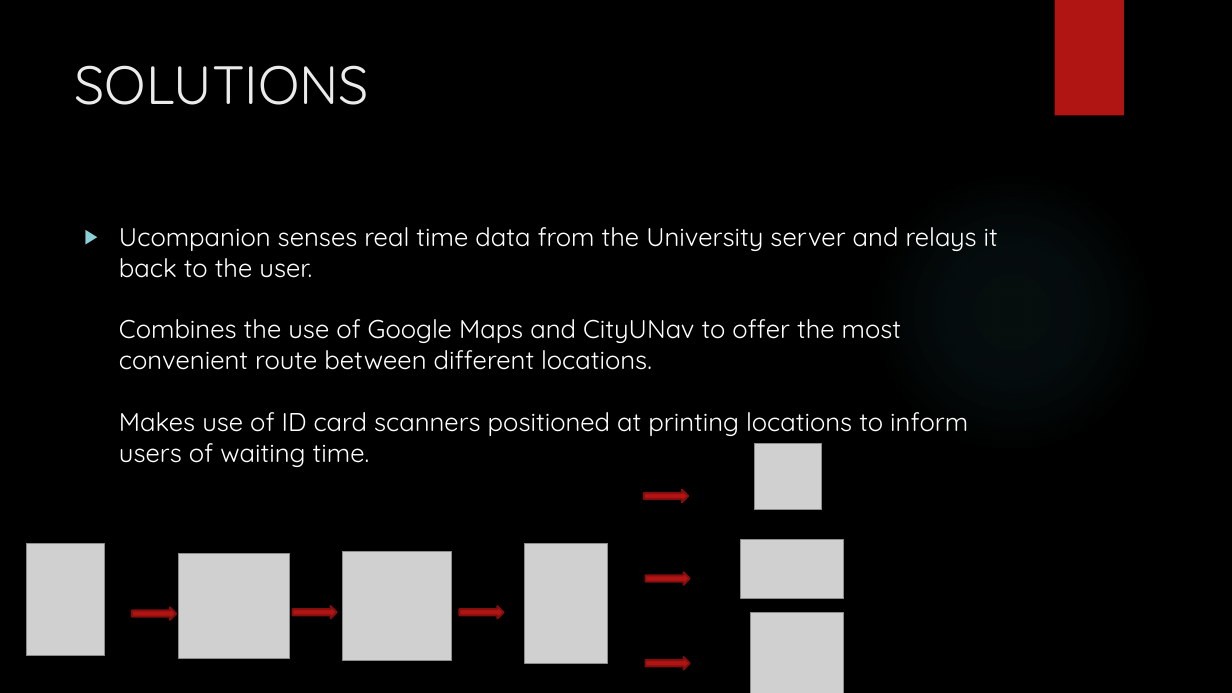
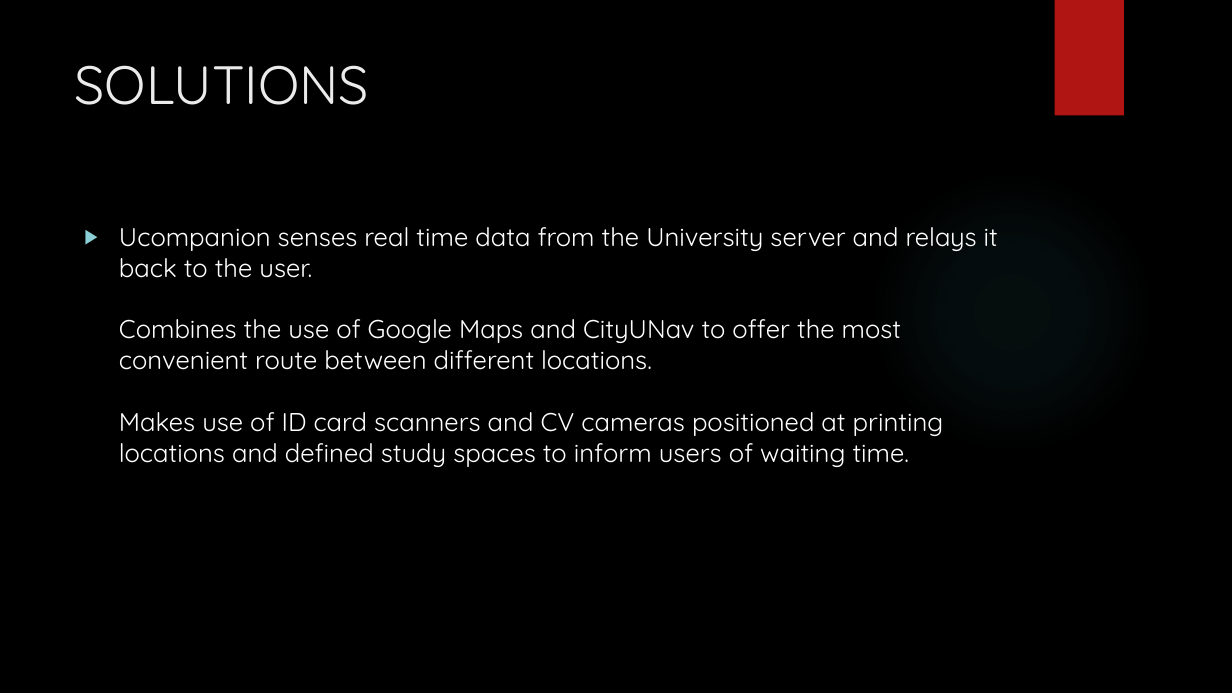
Before and after one commit to cityu-hall2/CityHack2019_submissions, a slide deck: slide 3 of team_15/CityHack.pptx. Drawn at 1232x693 pixels with LibreOffice and Linux fonts; fonts in the diff are those of the drawing; grey boxes stand for pictures; background and template pictures are left out. Boxes give left, top, right and bottom in pixels: in the first picture for what was removed or moved away, otherwise in the second. Text is boxed around its words. In the diff, an @@ line names an element or a change of style, - is before the commit and + after.

Commit message:
Add files via upload
updated ppt

```diff
--- a/team_15/CityHack.pptx
+++ b/team_15/CityHack.pptx
@@ text at (x1=119, y1=227, x2=998, y2=467): text changed @@
-▶ Ucompanion senses real time data from the University server and relays it back to the user.
-  Combines the use of Google Maps and CityUNav to offer the most convenient route between different locations.
-  Makes use of ID card scanners positioned at printing locations to inform users of waiting time.
+▶ Ucompanion senses real time data from the University server and relays it back to the user.
+  Combines the use of Google Maps and CityUNav to offer the most convenient route between different locations.
+  Makes use of ID card scanners and CV cameras positioned at printing locations and defined study spaces to inform users of waiting time.
@@ picture removed at (x1=755, y1=444, x2=822, y2=510) @@
@@ right arrow removed at (x1=644, y1=490, x2=689, y2=503) @@
@@ picture removed at (x1=27, y1=543, x2=104, y2=656) @@
@@ picture removed at (x1=178, y1=554, x2=289, y2=659) @@
@@ picture removed at (x1=343, y1=552, x2=451, y2=660) @@
@@ picture removed at (x1=525, y1=543, x2=608, y2=664) @@
@@ picture removed at (x1=741, y1=540, x2=844, y2=599) @@
@@ right arrow removed at (x1=646, y1=572, x2=690, y2=585) @@
@@ right arrow removed at (x1=132, y1=607, x2=177, y2=620) @@
@@ right arrow removed at (x1=293, y1=606, x2=337, y2=619) @@
@@ right arrow removed at (x1=459, y1=606, x2=504, y2=619) @@
@@ picture removed at (x1=750, y1=613, x2=844, y2=693) @@
@@ right arrow removed at (x1=646, y1=657, x2=690, y2=670) @@
```
Also in this commit, not shown: 1 slide added.
